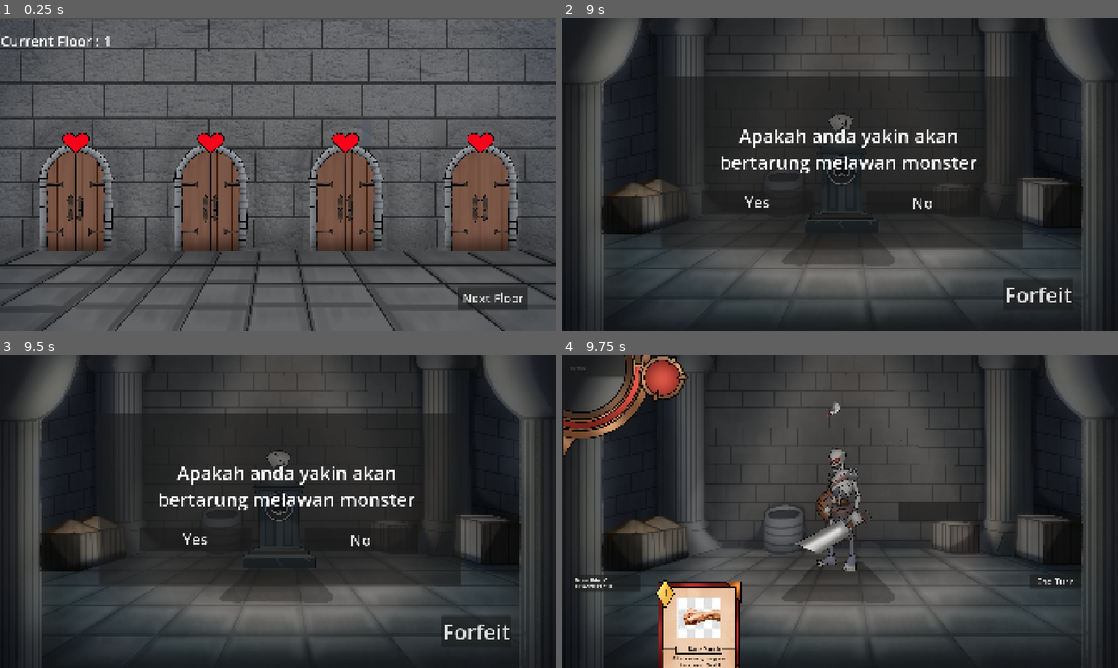
Above: before the commit, frames 1-4 (two rows, left to right).
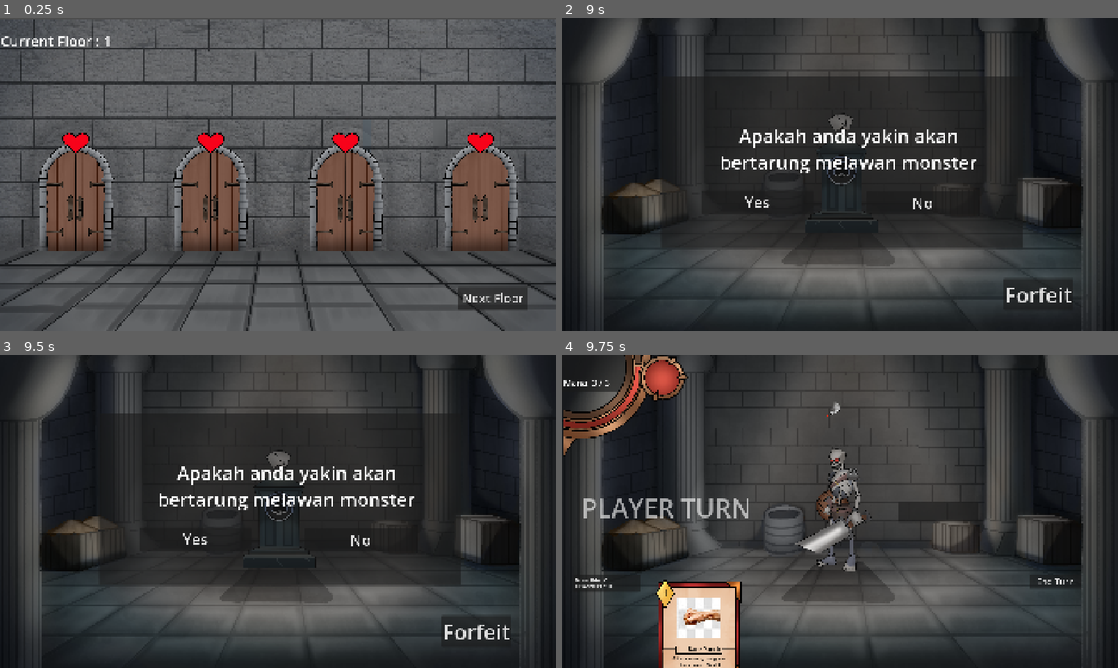
Above: after the commit, the same moments.

Repository: GanisAD/SCOUNDREL-COMPFEST-18-IGI
Game: Godot game, scene res://Scene/explore.tscn
The game is run twice, just before and just after one commit, with the same random seed, the same clock (stepped at 60 frames per second) and the same inputs.
Inputs (mouse positions are in pixels of both pictures, inside the frame that each line leads up to):
- Up to frame 1 (0.25 s): no input
- Up to frame 2 (9 s): click "Next Floor" at 0.5 s; click "Next Floor" at 1.25 s; click "Next Floor" at 2 s; tap Enter at 2.75, 5.75, 8 s; drag from (578, 143) to (895, 105) at 2.77 s; click "Forfeit" at 3.5 s; tap Space at 4.25, 7.25, 8.75 s; drag from (717, 143) to (812, 237) at 4.27 s; click "Forfeit" at 5 s; move the mouse to (851, 143) at 5.77 s; press the mouse at (851, 143) at 5.78 s; right-click (851, 143) at 6.05 s; release the mouse at (851, 143) at 6.5 s; click "Forfeit" at 6.5 s; drag from (984, 143) to (673, 127) at 7.27 s; move the mouse to (1006, 221) at 8.02 s; press the mouse at (1006, 221) at 8.03 s; right-click (1006, 221) at 8.3 s; release the mouse at (1006, 221) at 8.75 s; drag from (840, 161) to (756, 96) at 8.77 s
- Up to frame 3 (9.5 s): no input
- Up to frame 4 (9.75 s): click "Yes" at 9.5 s

Frames 1-3 are identical in both runs. In frame 4, 1.1% of the frame differs, in the area x 0-34%, y 3-53%.

Commit message:
Added mana and fixes strenght effect on enemy not triggering

Diff:
--- a/Scene/Components/Entity/Enemy/Skeleton.tscn
+++ b/Scene/Components/Entity/Enemy/Skeleton.tscn
@@ -146,5 +146,5 @@
 [node name="EnemyStrenghtEffect" type="Node" parent="EnemyActionPicker" unique_id=721828034]
 script = ExtResource("8_7rs3b")
 strength_amount = 1
-min_hp_percentage = 0.5
+min_hp_percentage = 50.0
 intent = ExtResource("12_w2qd8")
--- a/Scene/combat.tscn
+++ b/Scene/combat.tscn
@@ -18,7 +18,7 @@
 size = Vector2(1928, 748)
 
 [sub_resource type="LabelSettings" id="LabelSettings_145ap"]
-font_size = 7
+font_size = 89
 
 [sub_resource type="LabelSettings" id="LabelSettings_2rx4k"]
 font_size = 30
@@ -57,16 +57,16 @@
 
 [node name="TurnLabel" type="Label" parent="BattleUI" unique_id=904510305]
 visible = false
-offset_left = 31.0
-offset_top = 42.0
-offset_right = 47.0
-offset_bottom = 53.0
+offset_left = 67.0
+offset_top = 465.0
+offset_right = 83.0
+offset_bottom = 476.0
 text = "Turn"
 label_settings = SubResource("LabelSettings_145ap")
 
 [node name="PlayerStatsUI" type="Panel" parent="BattleUI" unique_id=1139493257]
 offset_right = 256.0
-offset_bottom = 77.0
+offset_bottom = 125.0
 script = ExtResource("6_70aft")
 
 [node name="HPBar" type="TextureProgressBar" parent="BattleUI/PlayerStatsUI" unique_id=1328837348]
@@ -91,6 +91,15 @@
 offset_right = 125.0
 offset_bottom = 73.0
 text = "Block : 0"
+label_settings = SubResource("LabelSettings_2rx4k")
+
+[node name="ManaLabel" type="Label" parent="BattleUI/PlayerStatsUI" unique_id=1878832799]
+layout_mode = 0
+offset_left = 5.0
+offset_top = 75.0
+offset_right = 180.0
+offset_bottom = 117.0
+text = "Mana: 3 / 3"
 label_settings = SubResource("LabelSettings_2rx4k")
 
 [node name="CardPileUI" type="Panel" parent="BattleUI" unique_id=1576485403]
--- a/Script/Card/Card_State/cardBaseState.gd
+++ b/Script/Card/Card_State/cardBaseState.gd
@@ -12,6 +12,7 @@
 	card_ui.scale = Vector2.ONE
 
 	card_ui.position.y = 0.0
+	card_ui.drop_point_detector.monitoring = false
 
 	card_ui.state.text = "BASE"
 func on_mouse_entered() -> void:
--- a/Script/Card/Card_State/cardClickedState.gd
+++ b/Script/Card/Card_State/cardClickedState.gd
@@ -14,3 +14,6 @@
 	if event is InputEventMouseMotion:
 		# Transisikan langsung ke status DRAGGING
 		transition_requested.emit(self.state, CardState.State.DRAGGING)
+	elif event.is_action_released("left_click") or event.is_action_pressed("right_click"):
+		card_ui.drop_point_detector.monitoring = false
+		transition_requested.emit(self.state, CardState.State.BASE)
--- a/Script/Card/Card_State/cardDraggingState.gd
+++ b/Script/Card/Card_State/cardDraggingState.gd
@@ -14,11 +14,16 @@
 	card_ui.state.text = "DRAGGING"
 	#card_ui.color.color = Color.MEDIUM_PURPLE
 
+	Events.card_drag_started.emit(card_ui)
+
 	# Keamanan Input: Gunakan SceneTree Timer dengan flag false (agar berhenti saat game dipause)
 	minimum_drag_time_elapsed = false
 	get_tree().create_timer(DRAG_MINIMUM_THRESHOLD, false).timeout.connect(
 		func(): minimum_drag_time_elapsed = true
 	)
+
+func exit() -> void:
+	Events.card_drag_ended.emit(card_ui)
 
 # DI DALAM card_dragging_state.gd
 func on_input(event: InputEvent) -> void:
@@ -28,6 +33,7 @@
 
 	# 2. Deteksi Batal (Klik Kanan)
 	if event.is_action_pressed("right_click"):
+		card_ui.reparent_requested.emit(card_ui)
 		transition_requested.emit(self.state, CardState.State.BASE)
 
 	# 3. Deteksi Lepas Klik Kiri
--- a/Script/Card/Card_State/cardReleasedState.gd
+++ b/Script/Card/Card_State/cardReleasedState.gd
@@ -18,6 +18,21 @@
 		_return_to_base()
 		return
 
+	var player_node = get_tree().get_first_node_in_group("player")
+	var player_stats: CharacterStats = null
+	if player_node:
+		if "character_stats" in player_node:
+			player_stats = player_node.character_stats
+		elif "stats" in player_node:
+			player_stats = player_node.stats
+
+	# Cek apakah pemain memiliki cukup Mana untuk memainkan kartu ini
+	if player_stats and player_stats.mana < card_data.cost:
+		print("Mana tidak cukup untuk memainkan kartu: ", card_data.name)
+		card_ui.reparent_requested.emit(card_ui)
+		_return_to_base()
+		return
+
 	# 2. Siapkan penampung hasil validasi
 	var is_valid_play := false
 	var final_targets: Array[Node] = []
@@ -28,8 +43,7 @@
 			# Kartu buff/defend diri sendiri sah jika dilepas di area drop umum layar
 			if _is_dropped_in_area("CardDropArea"):
 				is_valid_play = true
-				var player = get_tree().get_first_node_in_group("player")
-				if player: final_targets.append(player)
+				if player_node: final_targets.append(player_node)
 
 		Card.Target.SINGLE_ENEMY:
 			# Harus mengenai spesifik node musuh yang valid (bukan area kosong)
@@ -50,8 +64,7 @@
 			# Sah jika di area drop umum, menarik player DAN semua musuh
 			if _is_dropped_in_area("CardDropArea"):
 				is_valid_play = true
-				var player = get_tree().get_first_node_in_group("player")
-				if player: final_targets.append(player)
+				if player_node: final_targets.append(player_node)
 				var active_enemies = get_tree().get_nodes_in_group("enemies")
 				for enemy in active_enemies:
 					final_targets.append(enemy)
@@ -60,8 +73,12 @@
 	if is_valid_play:
 		played = true
 
+		# Kurangi Mana pemain sesuai cost kartu
+		if player_stats:
+			player_stats.mana -= card_data.cost
+			Events.player_mana_changed.emit(player_stats.mana)
+
 		# Jalankan efek logic mekanik kartu (Data-Driven)
-		var player_node = get_tree().get_first_node_in_group("player")
 		card_data.apply_effects(final_targets, player_node)
 
 		Events.card_played.emit(card_data)
--- a/Script/Card/Effect/strenghtEffect.gd
+++ b/Script/Card/Effect/strenghtEffect.gd
@@ -11,5 +11,8 @@
 			player.character_stats.strength_stacks += stacks_to_add
 	else:
 		for target in targets:
-			if target and "stats" in target:
-				target.character_stats.strength_stacks += stacks_to_add
+			if target:
+				if "stats" in target and target.stats:
+					target.stats.strength_stacks += stacks_to_add
+				elif "character_stats" in target and target.character_stats:
+					target.character_stats.strength_stacks += stacks_to_add
--- a/Script/Entity/Enemy/Action/enemy_strenght_buff.gd
+++ b/Script/Entity/Enemy/Action/enemy_strenght_buff.gd
@@ -14,8 +14,9 @@
 	if not enemy or not enemy.stats or already_used:
 		return false
 
-	# Perbaikan Bug Rumus: Bagi 100.0 agar menjadi faktor desimal (misal 50% -> 0.5)
-	var health_threshold = enemy.stats.max_health * (min_hp_percentage / 100.0)
+	# Perbaikan Bug Rumus: Jika nilai > 1.0 anggap 1-100%, jika <= 1.0 anggap sudah desimal 0.0-1.0
+	var factor: float = (min_hp_percentage / 100.0) if min_hp_percentage > 1.0 else min_hp_percentage
+	var health_threshold = enemy.stats.max_health * factor
 	return enemy.stats.health <= health_threshold
 
 # 2. Orkestrasi Buff
--- a/Script/UI/battle_ui.gd
+++ b/Script/UI/battle_ui.gd
@@ -13,6 +13,8 @@
 # @onready var discard_pile_label: Label = $DiscardPileButton/Label
 
 func _ready() -> void:
+	add_to_group("ui_layer")
+
 	#Hubungkan sinyal klik tombol End Turn
 	if end_turn_button:
 		end_turn_button.pressed.connect(_on_end_turn_button_pressed)
--- a/Script/UI/stats_ui.gd
+++ b/Script/UI/stats_ui.gd
@@ -34,3 +34,9 @@
 		block_label.show()
 	else:
 		block_label.hide()
+
+	if has_node("ManaLabel") and "mana" in stats:
+		var mana_label = get_node("ManaLabel") as Label
+		if mana_label:
+			var max_mana_val = stats.max_mana if "max_mana" in stats else 3
+			mana_label.text = "Mana: %d / %d" % [stats.mana, max_mana_val]
